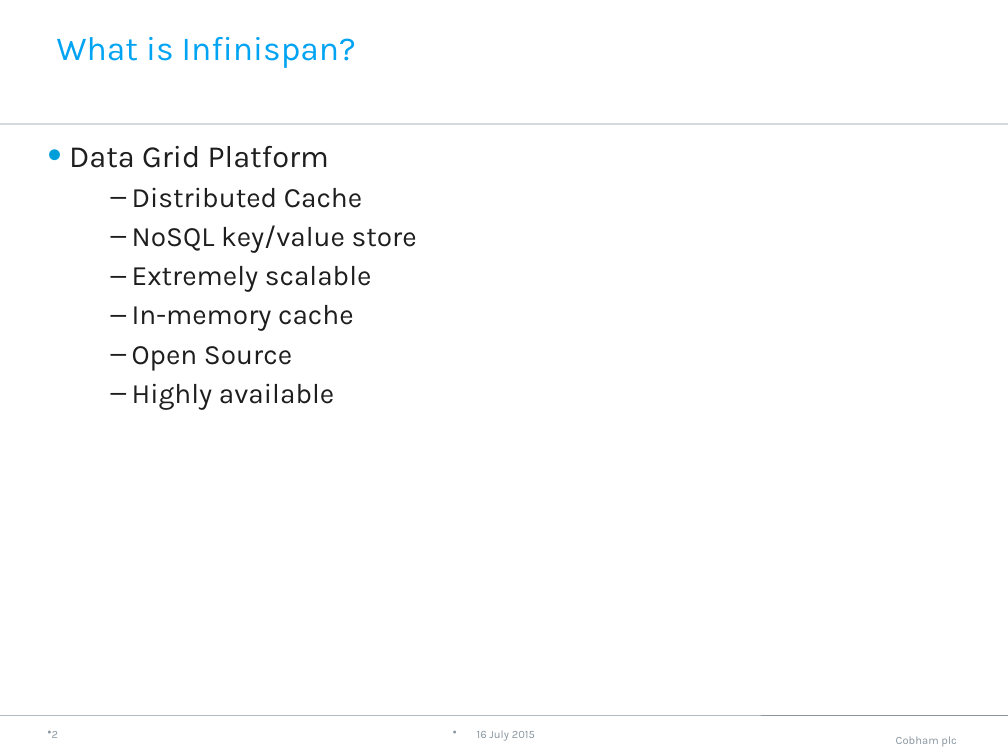
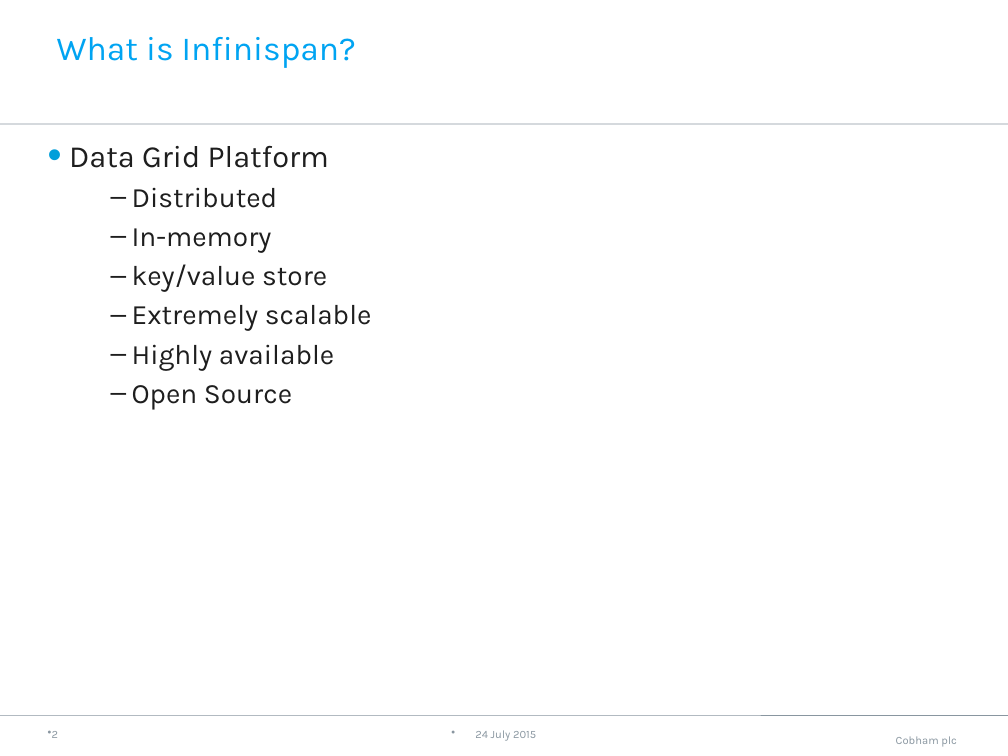
Before and after one commit to neha-bansal/Demos, a slide deck: slide 3 of infinispan-embedded-tutorial/Infinispan.pptx. Drawn at 1008x756 pixels with LibreOffice and Linux fonts; fonts in the diff are those of the drawing; background and template pictures are left out. Boxes give left, top, right and bottom in pixels: in the first picture for what was removed or moved away, otherwise in the second. Text is boxed around its words. In the diff, an @@ line names an element or a change of style, - is before the commit and + after.

Commit message:
PPT changed and File Store Cache/ Listener example

```diff
--- a/infinispan-embedded-tutorial/Infinispan.pptx
+++ b/infinispan-embedded-tutorial/Infinispan.pptx
@@ text at bbox=[132, 187, 327, 292]: text changed @@
-  – Distributed Cache
-  – NoSQL key/value store
+  – Distributed
+  – In-memory
+  – key/value store
@@ text at bbox=[132, 344, 334, 371]: text changed @@
-  – In-memory cache
+  – Highly available
@@ text at bbox=[132, 383, 334, 410]: paragraph removed @@
-  – Highly available
@@ text at bbox=[475, 730, 536, 741]: text changed @@
-16 July 2015
+24 July 2015
```
Also in this commit, not shown: 10 other slides changed, 2 slides added, 1 slide removed, 4 other files.
